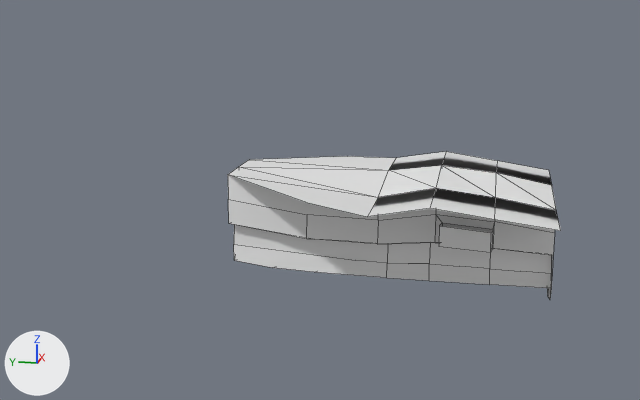
The FBX model Assets/Modelle/titlescreen/valley.fbx, before and after one commit.
Before and after are seen from a camera (50 mm lens) standing at (-7.8, -0.48, 1.73) and looking at (0.15, 1.12, -0.26). The axes (+X, +Y, +Z) are drawn at lower left. The lights are the same throughout. Mesh edges are drawn as thin lines.
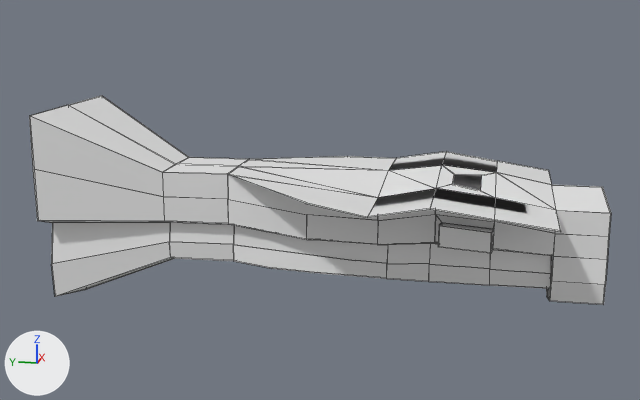
Where the change shows, as pixel boxes [x1, y1, x2, y2] in the pictures (640 x 400 px):
'Plane', reshaped (75% wider, 42% taller): before [228, 151, 561, 299]; after [29, 95, 611, 305]
part 1 of me_plane, built on: before [437, 165, 496, 198]; after [29, 95, 611, 305]

The change, as a diff of the scene's bpy script:
```diff
--- a/Assets/Modelle/titlescreen/valley.fbx.py
+++ b/Assets/Modelle/titlescreen/valley.fbx.py
@@ me_plane @@
 # used by ob_plane; location = (0.0, 0.0, 0.0)
-me_plane.from_pydata(...)  # 121 vertices, 111 faces; spans x -1.0..1.0, y -1.01..1.91, z -1.01..0.09
+me_plane.from_pydata(...)  # 328 vertices, 322 faces; spans x -1.0..1.2, y -1.44..3.75, z -1.43..0.53
+# me_plane part 1
+# 2 vertices are removed from x 0.17, y 1.91, z -0.49..-0.23
+# 12 faces are deleted
+# 171 vertices are added at x -1.0..1.2, y -1.44..3.75, z -1.43..0.53
+# 7 new vertices lie (-0.03, 0.61, 0.0) away from vertices in x -0.19..0.53, y 1.91, z -0.44..0.02
+# 6 new vertices lie (0.0, -0.43, 0.0) away from vertices in x -0.38..0.0, y -1.0, z -1.01..-0.13
+# 5 new vertices lie (-0.03, 0.62, 0.0) away from vertices in x -0.1..0.47, y 1.88, z -0.89..-0.47
+# 5 new vertices lie (0.0, -0.44, 0.0) away from vertices in x 0.28..0.3, y -0.99, z -0.91..-0.06
+# 5 new vertices lie (0.3, 0.0, -0.08) away from vertices in x -0.3..-0.13, y -0.48..1.88, z -0.84..-0.82
+# 5 new vertices lie (0.01, 0.0, 0.18) away from vertices in x 0.27..0.47, y 0.42..2.5, z -0.84..-0.82
+# 5 new vertices lie (0.0, 0.44, 0.0) away from vertices in x -0.37..0.29, y -1.44..-1.43, z -0.92..-0.05
+# 223 new faces join them
```
